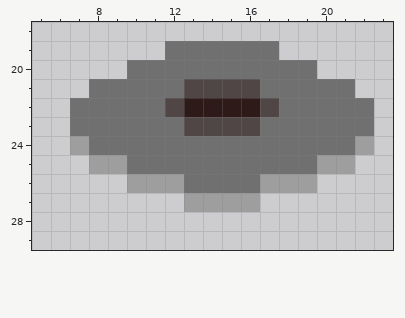
Two versions of one pixel-art sprite, sprites/tower_spot.png. Above: the version before the commit.
The file is 32x32 pixels. Shown: x 5..23, y 18..29.
New version:
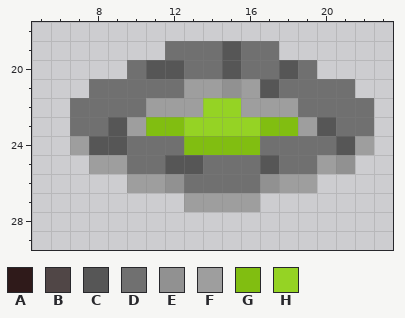
Palette (. is transparent): A #2f1a1a  B #504646  C #565656  D #707070  E #919191  F #9e9e9e  G #81be11  H #95d324
The exact change:
y 19: x 15 D -> C
y 20: x 11..12 DD -> CC; x 15 D -> C; x 18 D -> C
y 21: x 13..17 BBBBD -> FFEFC
y 22: x 11..18 DBAAAABD -> FFFHHFFF
y 23: x 9..20 DDDDBBBBDDDD -> CFGGHHHHGGFC
y 24: x 8..9 DD -> CC; x 13..16 DDDD -> GGGG; x 21 D -> C
y 25: x 12..13 DD -> CC; x 17 D -> C; x 21 F -> E
y 26: x 12 F -> E; x 17 F -> E
Boxes around the changes in both pictures, in picture pixels (x1, y1, x2, y2):
changed: (89, 41, 355, 193)
